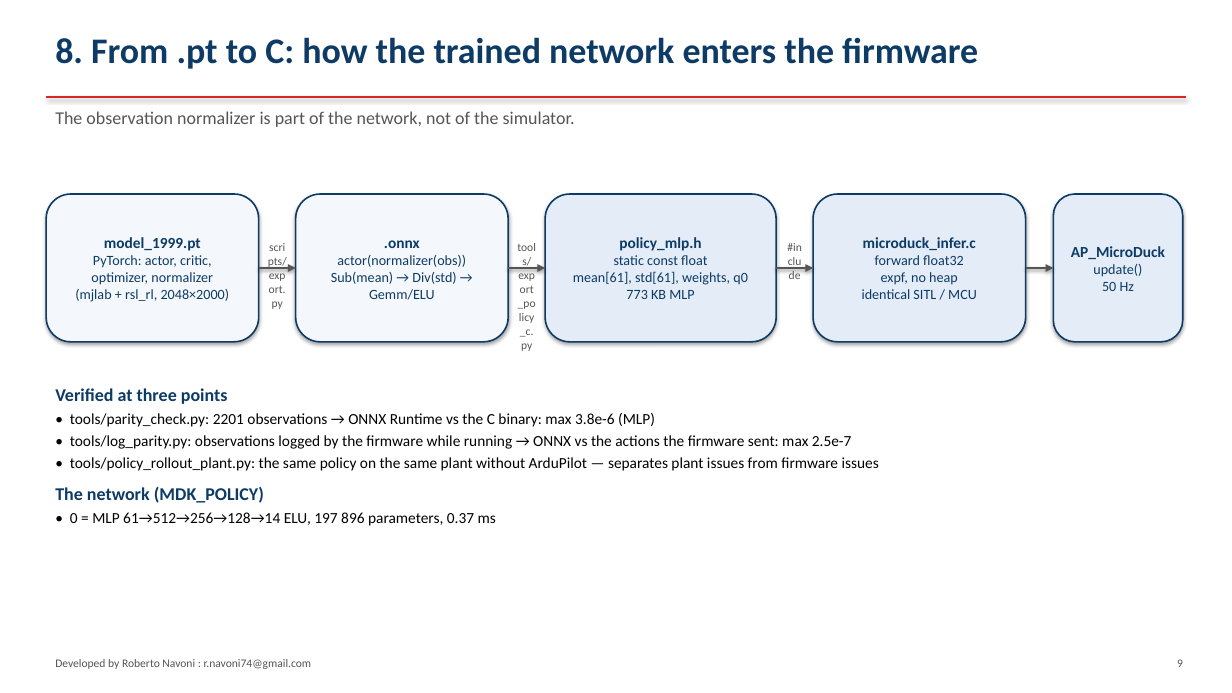
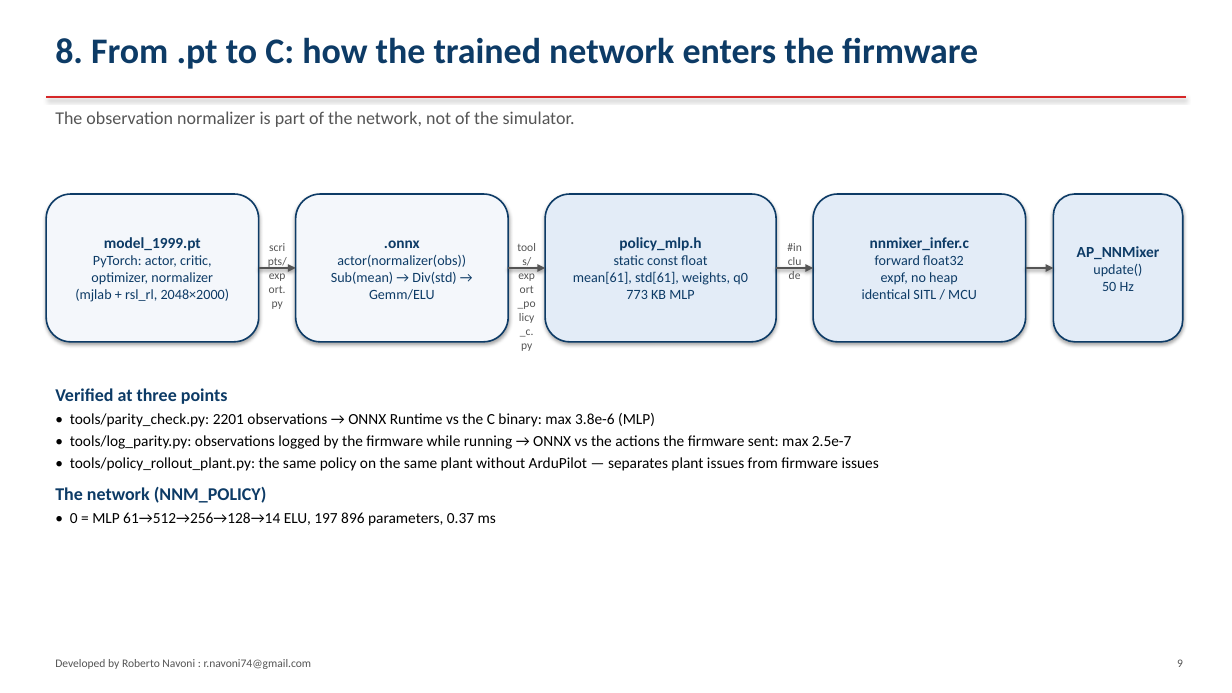
Before and after one commit to virtualrobotix/Arudpilot-Neural-Mixer, a slide deck: slide 9 of docs/architecture-integration.pptx. Drawn at 1232x693 pixels with LibreOffice and Linux fonts; fonts in the diff are those of the drawing. Boxes give left, top, right and bottom in pixels: in the first picture for what was removed or moved away, otherwise in the second. Text is boxed around its words. In the diff, an @@ line names an element or a change of style, - is before the commit and + after.

```diff
--- a/docs/architecture-integration.pptx
+++ b/docs/architecture-integration.pptx
@@ text in rounded rectangle at [870,237,969,250]: text changed @@
-microduck_infer.c
+nnmixer_infer.c
@@ text in rounded rectangle at [1077,246,1160,259]: text changed @@
-AP_MicroDuck
+AP_NNMixer
@@ text at [55,487,267,503]: text changed @@
-The network (MDK_POLICY)
+The network (NNM_POLICY)
```
Also in this commit, not shown: 10 other slides changed, 24 other files.
